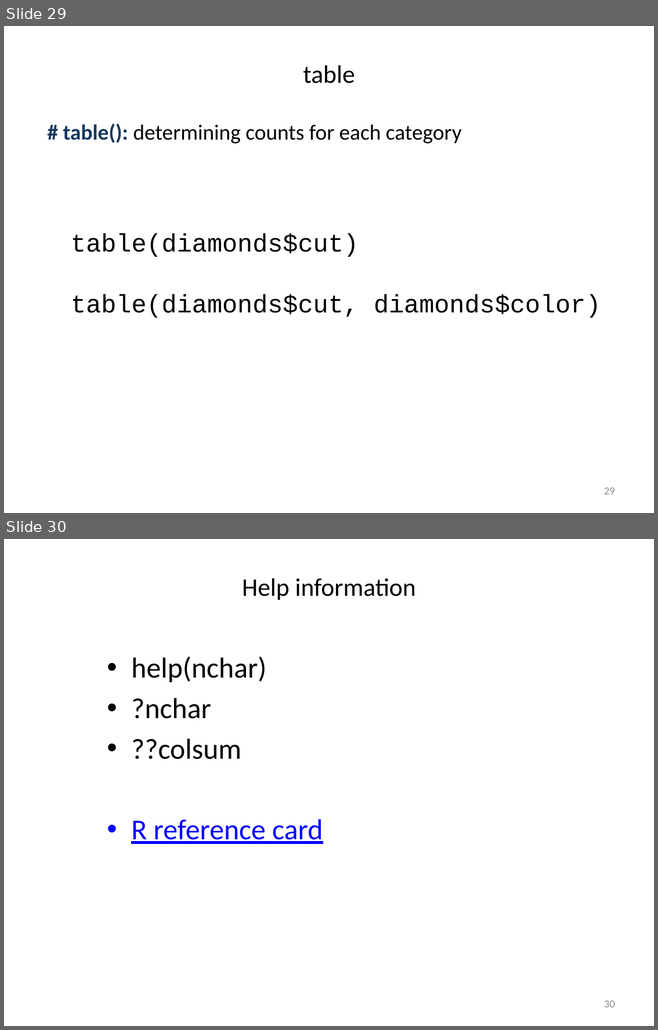
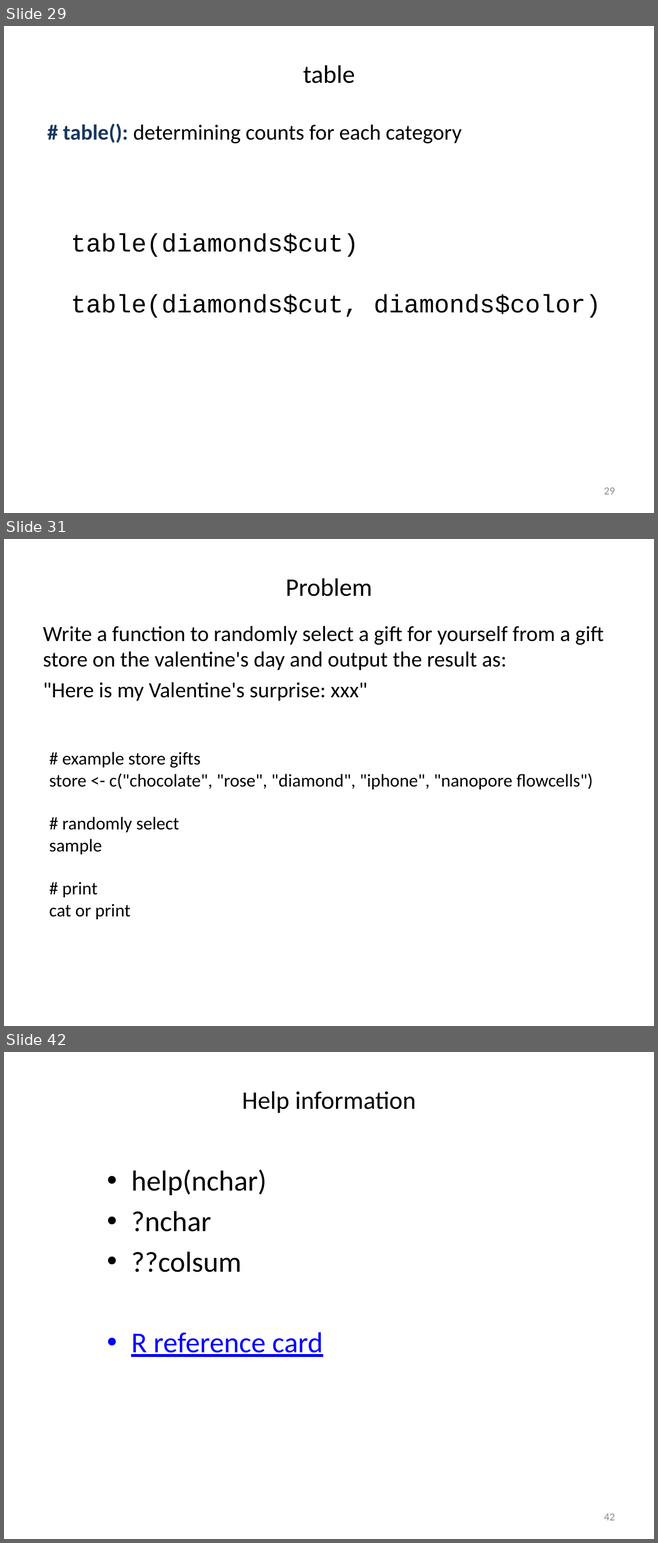
Before and after one commit to liu3zhenlab/teaching, a slide deck: PLPTH813Bioinformatis/2021/labs/lab03_R.pptx. Shown one above the other, each under a label of ours: slides 29 and 30 before the commit, slides 29, 31 and 42 after it; the slides between them are not shown. The pictures are 658x1030 and 658x1543 pixels, drawn with LibreOffice and Linux fonts; fonts in the diff are those of the drawing. Boxes give left, top, right and bottom in pixels: in the first picture for what was removed or moved away, otherwise in the second. Text is boxed around its words. In the diff, an @@ line names an element or a change of style, - is before the commit and + after.

```diff
--- a/PLPTH813Bioinformatis/2021/labs/lab03_R.pptx
+++ b/PLPTH813Bioinformatis/2021/labs/lab03_R.pptx
@@ slide 31 added at (4,539,654,1026), background #FFFFFF @@
@@ title added at (285,578,372,596), 28 pt, text #000000 @@
+Problem
@@ text added at (43,626,603,701), 24 pt, text #000000 @@
+Write a function to randomly select a gift for yourself from a gift store on the valentine's day and output the result as:
+"Here is my Valentine's surprise: xxx"
@@ text added at (49,752,593,919), 20 pt, text #000000 @@
+# example store gifts
+store <- c("chocolate", "rose", "diamond", "iphone", "nanopore flowcells")
+# randomly select
+sample
+# print
+cat or print
@@ what was slide 30 is now slide 42 @@
@@ page number at (604,1514,615,1521): text changed @@
-30
+42
```
Also in this commit, not shown: 11 other slides added, 14 other files.
